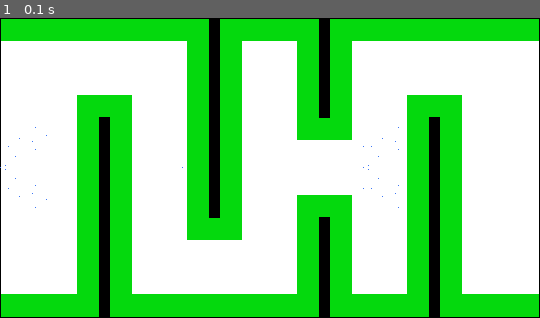
Above: before the commit, frame 1.
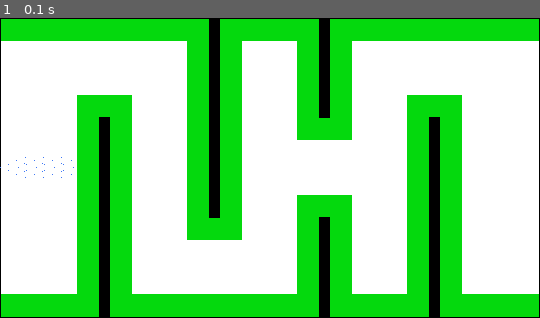
Above: after the commit, the same moment.

Repository: kademmerle/ENPME661_Project03_Phase02
Game: pygame game, started from Part01/proj3p2_chris_daniel_kyle.py
The game is run twice, just before and just after one commit, with the same random seed, the same clock (stepped at 60 frames per second) and the same inputs.
Inputs:
- Up to frame 1 (0.1 s): no input

The runs differ from the first frame. In frame 1, less than 0.1% of the frame differs, in the area x 0-74%, y 36-64%.

Commit message:
Refined A* Search
This version re-implemented the theta index calculation for the V matrix, and refined it to essentially establish a 30 degree "threshold" for orientation on any node. Utilizes modulus to first convert the theta into a standard 360 degree range, and then a secondary modulus with 30 to determine if the value should be rounded up (15+ degree difference) or down.

Diff:
--- a/Part01/proj3p2_chris_daniel_kyle.py
+++ b/Part01/proj3p2_chris_daniel_kyle.py
@@ -30,7 +30,7 @@
 clearance = 5
 parent = {}
 costsum = {}
-V = np.zeros((int(rows/thresh), int(cols/thresh)))
+V = np.zeros((int(rows/thresh), int(cols/thresh), 12))
 C2C = np.zeros((int(rows/thresh), int(cols/thresh)))
 
 # Define colors
@@ -83,7 +83,14 @@
 Option 2: Pre-determine the desired factor and round the calculated orientation to the closest value in the dict
 """
 def get_theta_index(theta):
-    theta = theta % 360
+    temp_theta = theta % 360
+    diff = temp_theta % 30
+
+    if(diff >= 15):
+        theta = temp_theta + (30 - diff)
+    else:
+        theta = temp_theta - diff
+
     look_up_dict = {
         0:   0,
         30:  1,
@@ -96,7 +103,8 @@
         240: 8,
         270: 9,
         300: 10,
-        330: 11
+        330: 11,
+        360: 0
     }
     return look_up_dict[theta]
 
@@ -108,9 +116,9 @@
    theta       = node[2]
    x_v_idx     = int(x * 2)
    y_v_idx     = int(y * 2)
-
-
-   return (x, y, theta), x_v_idx, y_v_idx
+   theta_v_idx = get_theta_index(theta)
+
+   return (x, y, theta), x_v_idx, y_v_idx, theta_v_idx
 
 """
 Utilizes function that was provided in Cost.py of the Proj 3 Phase 2 files.
@@ -135,7 +143,7 @@
         theta_new += (r/L) * (u_r - u_l) * dt
         cost = cost + math.sqrt(math.pow(((r * 0.5)*(u_r + u_l) * math.cos(theta_new)*dt),2) + math.pow(((r * 0.5)*(u_r + u_l) * math.sin(theta_new)*dt),2))
 
-    theta_new = 180 * theta_new / 3.14
+    theta_new = int(180 * theta_new / 3.14)
 
     print("Theta Adjusted in deg: ", theta_new)
 
@@ -266,8 +274,8 @@
 
     solution_path = []
 
-    start_state, x_v_idx, y_v_idx = round_and_get_v_index(start_node[1])
-    start_cost_state = (x_v_idx, y_v_idx)
+    start_state, x_v_idx, y_v_idx, theta_v_idx = round_and_get_v_index(start_node[1])
+    start_cost_state = (x_v_idx, y_v_idx, theta_v_idx)
     C2C[x_v_idx, y_v_idx] = 0.0
     costsum[start_cost_state] = 0.0 + euclidean_distance(start_node[1], goal_node)
 
@@ -277,10 +285,10 @@
         node = heapq.heappop(OL)
 
         # Take popped node and center it, along with finding the index values for the V matrix
-        fixed_node, x_v_idx, y_v_idx = round_and_get_v_index(node[1])
+        fixed_node, x_v_idx, y_v_idx, theta_v_idx = round_and_get_v_index(node[1])
 
         # Add popped node to the closed list
-        V[x_v_idx, y_v_idx] = 1
+        V[x_v_idx, y_v_idx, theta_v_idx] = 1
         pxarray[int(round(fixed_node[0])),int(round(fixed_node[1]))] = pygame.Color(pallet["blue"])
         pygame.display.update()
 
@@ -306,8 +314,8 @@
 
                 if not ValidMove(child_node): continue
 
-                child_node_fixed, child_x_v_idx, child_y_v_idx = round_and_get_v_index(child_node)
-                child_cost_node = (child_x_v_idx, child_y_v_idx)
+                child_node_fixed, child_x_v_idx, child_y_v_idx, child_theta_v_idx = round_and_get_v_index(child_node)
+                child_cost_node = (child_x_v_idx, child_y_v_idx, child_theta_v_idx)
 
                 # Check if node is in obstacle space or buffer zone
                 try:
@@ -418,8 +426,8 @@
 start_node = [0.0, (0.0, 149.0, 0)]
 goal_node = (539.0, 149.0)
 step = 0.01
-RPM1 = 50.0
-RPM2 = 100.0
+RPM1 = 5.0
+RPM2 = 10.0
 r = 3.3
 L = 22
 
@@ -471,7 +479,7 @@
 
 # Draw solution path
 for item in solution:
-    pygame.draw.circle(screen, pygame.Color(pallet["red"]), (int(round(item[0])), int(round(item[1]))), radius=1.0, width=0)
+    pygame.draw.circle(screen, pygame.Color(pallet["red"]), (int(round(item[0])), int(round(item[1]))), radius=3.0, width=0)
     pygame.display.update()
 
 # Freeze screen on completed maze screen until user quits the game
